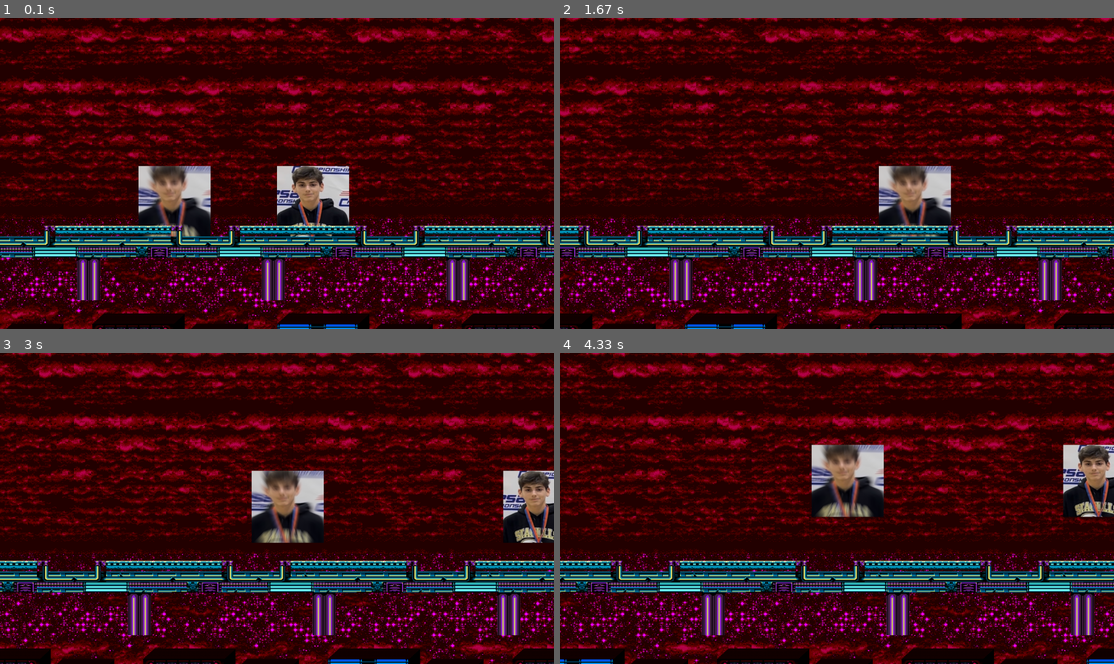
Above: before the commit, frames 1-4 (two rows, left to right).
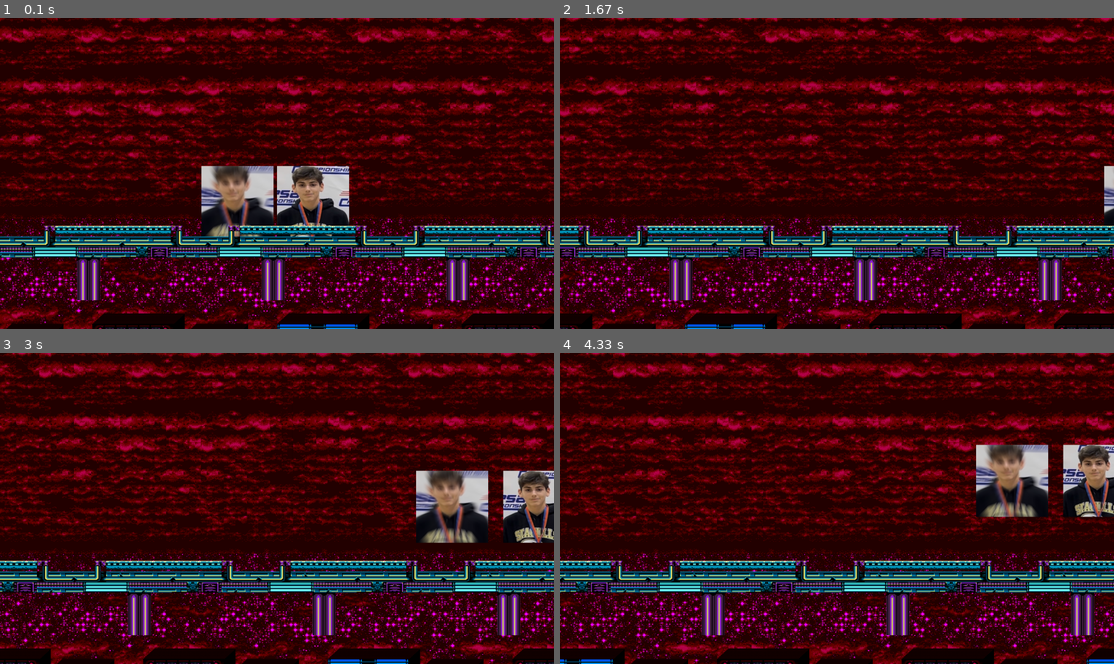
Above: after the commit, the same moments.

Repository: staten-island-tech/oop-adventures-j-a-m-squad
Game: pygame game, started from Stardust Speedway Zone.py
Two runs of this game, one before a commit and one after it. Both use one fixed random seed, a clock stepped at 60 frames per second and the inputs below.
Inputs:
- Up to frame 1 (0.1 s): no input
- Up to frame 2 (1.67 s): hold D 0.33-0.8 s; hold Right 0.33-0.8 s; hold A 0.83-1.3 s; hold Right 0.83-1.3 s; tap Space at 0.9, 1.2, 1.4 s; hold Right from 1.33 s (still down)
- Up to frame 3 (3 s): tap Space at 1.7, 2.4, 2.7, 2.97 s; release Right at 1.8 s; hold Left 2.33-2.87 s; hold Left from 2.9 s (still down)
- Up to frame 4 (4.33 s): tap Space at 3.27, 3.4, 3.7, 4.07 s; release Left at 3.3 s; hold Right 3.33-3.97 s; hold Left from 4 s (still down)

The runs differ from the first frame. In frame 1, 4.6% of the frame differs, in the area x 25-50%, y 47-71%; in frame 2, 2.8%; in frame 3, 5.8%; in frame 4, 5.9%, in the area x 45-89%, y 29-53%.

Commit message:
SONIC CD 2011

Diff:
--- a/Stardust Speedway Zone.py
+++ b/Stardust Speedway Zone.py
@@ -17,7 +17,7 @@
 timer = 21
 #Setup the players and enemys position on the screen
 player_pos = pygame.Vector2(screen.get_width() / 2, screen.get_height() / 2.1)
-player2_pos = pygame.Vector2(screen.get_width()/ 4, screen.get_height() / 2.1)
+player2_pos = pygame.Vector2(screen.get_width()/ 2.75, screen.get_height() / 2.1)
 #Load and play music
 pygame.mixer.music.load("assets\music\Stardust Speedway Bad Future.ogg")
 pygame.mixer.music.play(-1)
@@ -82,12 +82,12 @@
     #Every key below this is keys for movement
     if keys[pygame.K_a]:
         player_pos.x -= 1000 * dt
-        player2_pos.x -= 500 * dt
+        player2_pos.x -= 950 * dt
         if keys[pygame.K_LSHIFT]:
             player_pos.x -= 5000 * dt
     if keys[pygame.K_d]:
         player_pos.x += 1000 * dt
-        player2_pos.x += 500 * dt
+        player2_pos.x += 950 * dt
         if keys[pygame.K_LSHIFT]:
             player_pos.x += 5000 * dt
     #Enables Jumping
@@ -98,12 +98,12 @@
     #Alternative keys for movement
     if keys[pygame.K_LEFT]:
         player_pos.x -= 1000 * dt
-        player2_pos.x -= 500 * dt
+        player2_pos.x -= 950 * dt
         if keys[pygame.K_LSHIFT]:
             player_pos.x -= 5000 * dt
     if keys[pygame.K_RIGHT]:
         player_pos.x += 1000 * dt
-        player2_pos.x += 500 * dt
+        player2_pos.x += 950 * dt
         if keys[pygame.K_LSHIFT]:
             player_pos.x += 5000 * dt
     #Jump logic handled here
